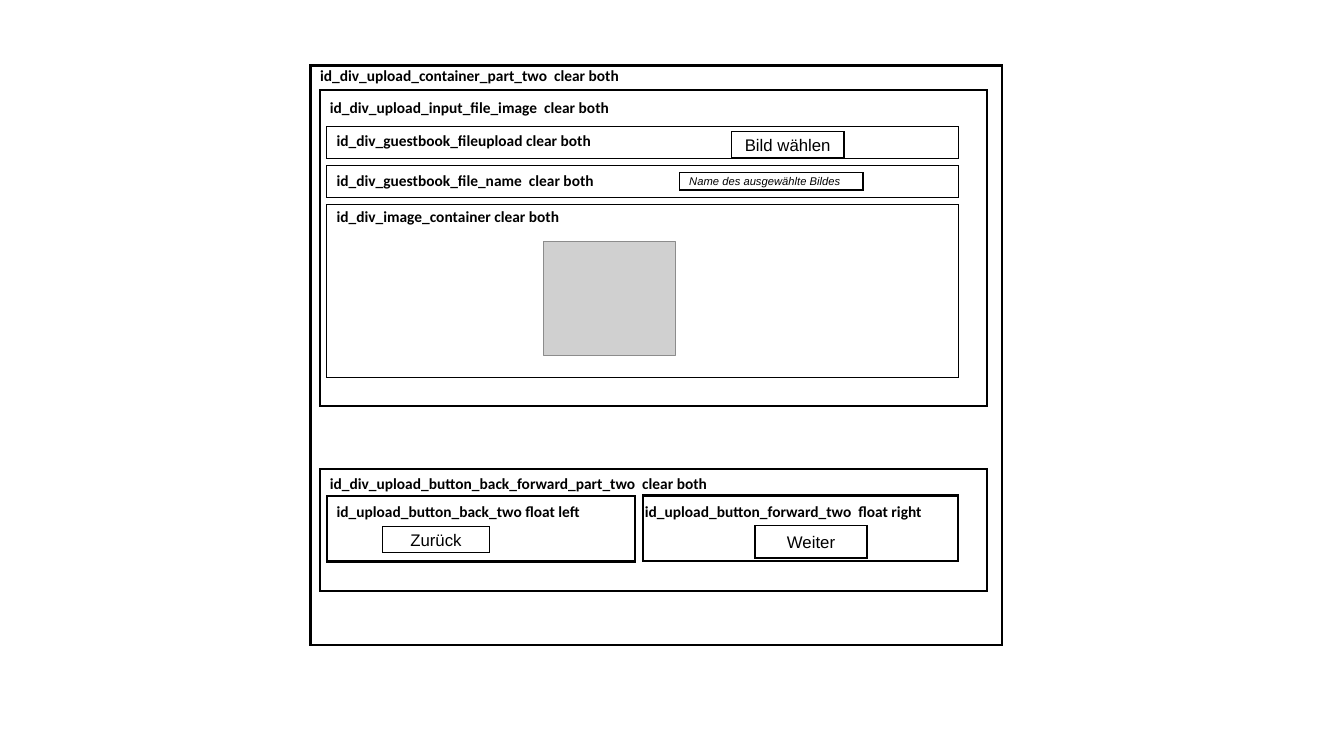
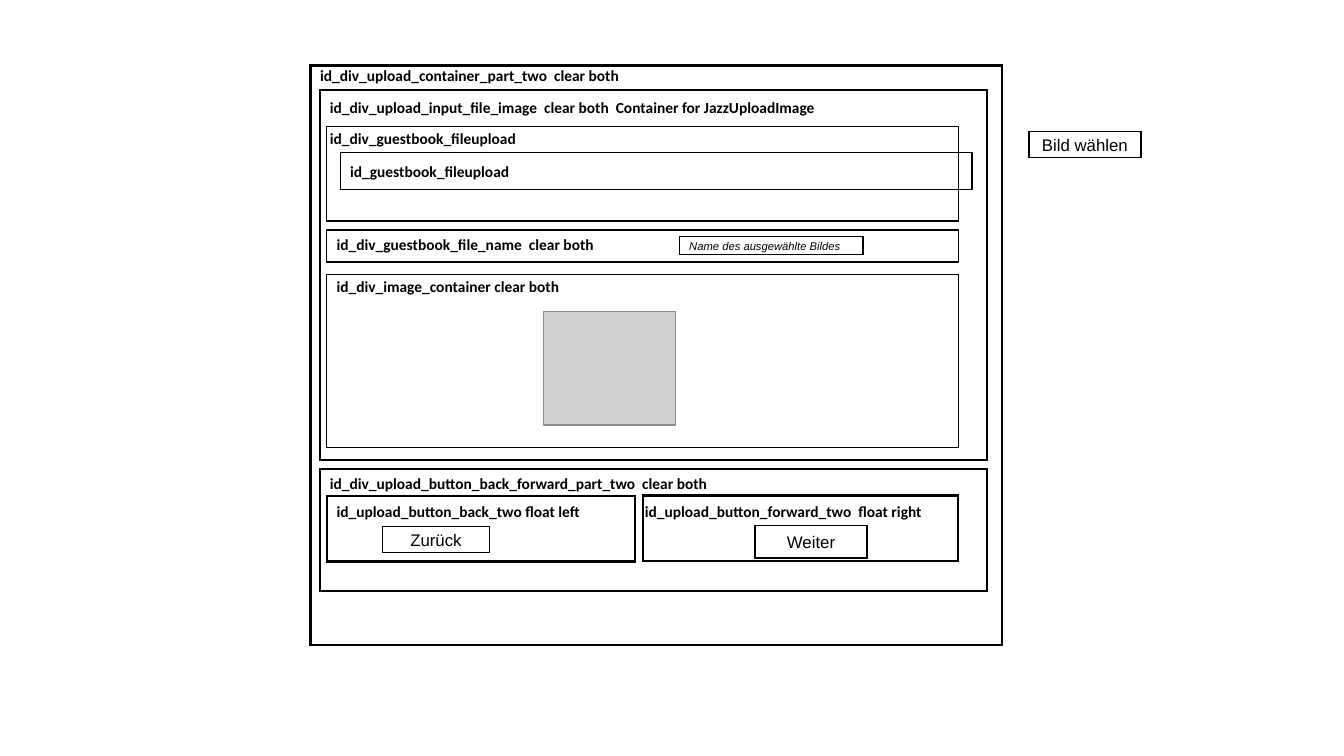
Before and after one commit to JazzLiveAarau/WwwGuestbook, a slide deck: slide 5 of Description/JazzGuestsUpload.pptx. Drawn at 1344x756 pixels with LibreOffice and Linux fonts; fonts in the diff are those of the drawing; grey boxes stand for pictures. Boxes give left, top, right and bottom in pixels: in the first picture for what was removed or moved away, otherwise in the second. Text is boxed around its words. In the diff, an @@ line names an element or a change of style, - is before the commit and + after.

Commit message:
Image uploaded to server

```diff
--- a/Description/JazzGuestsUpload.pptx
+++ b/Description/JazzGuestsUpload.pptx
@@ rectangle: place and size @@
-rectangle at box(320, 90, 987, 406)
+rectangle at box(320, 90, 987, 460)
@@ text at box(330, 102, 814, 116): text changed @@
-id_div_upload_input_file_image clear both
+id_div_upload_input_file_image clear both Container for JazzUploadImage
@@ rectangle: place and size @@
-rectangle at box(327, 127, 959, 159)
+rectangle at box(327, 127, 959, 222)
@@ text at box(330, 133, 516, 147): text changed @@
-id_div_guestbook_fileupload clear both
+id_div_guestbook_fileupload
@@ rectangle "Bild wählen": place and size @@
-rectangle "Bild wählen" at box(732, 132, 844, 158)
+rectangle "Bild wählen" at box(1029, 132, 1141, 158)
@@ rectangle added at box(341, 152, 973, 190), outline #000000 1 pt @@
@@ text added at box(350, 166, 509, 180), 11 pt, text #000000, bold @@
+id_guestbook_fileupload
@@ 2 rectangles, 1 text: place and size @@
-2 rectangles, 1 text at box(327, 165, 959, 198)
+2 rectangles, 1 text at box(327, 230, 959, 262)
@@ 1 picture, 1 text, 1 rectangle: place and size @@
-1 picture, 1 text, 1 rectangle at box(327, 205, 959, 378)
+1 picture, 1 text, 1 rectangle at box(327, 274, 959, 448)
```
Also in this commit, not shown: 3 other files.
